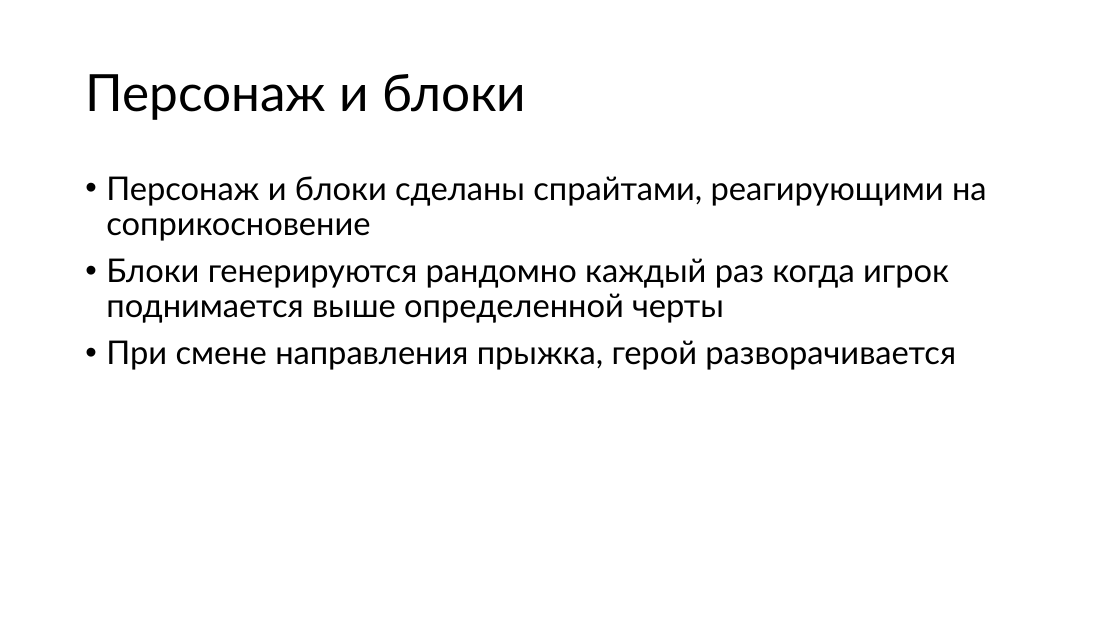
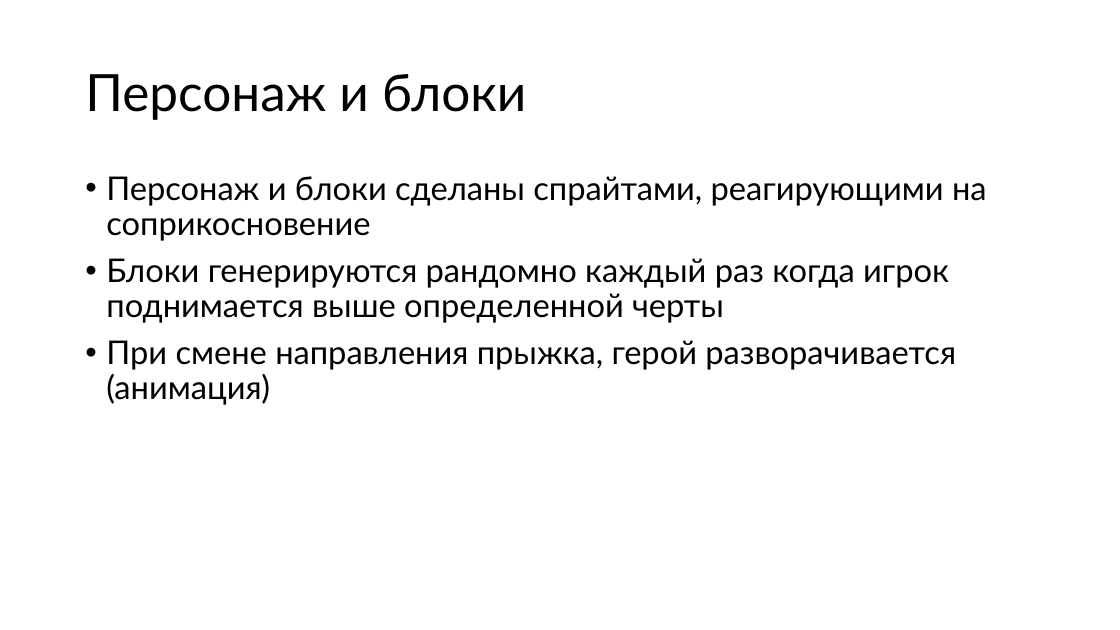
Before and after one commit to el1zavetag/doodle_prygaet, a slide deck: slide 3 of проект.pptx. Drawn at 1120x630 pixels with LibreOffice and Linux fonts; fonts in the diff are those of the drawing. Boxes give left, top, right and bottom in pixels: in the first picture for what was removed or moved away, otherwise in the second. Text is boxed around its words. In the diff, an @@ line names an element or a change of style, - is before the commit and + after.

```diff
--- a/проект.pptx
+++ b/проект.pptx
@@ text at box(106, 340, 956, 405): text changed @@
-• При смене направления прыжка, герой разворачивается
+• При смене направления прыжка, герой разворачивается (анимация)
```
Also in this commit, not shown: 3 other slides changed, 7 other files.
